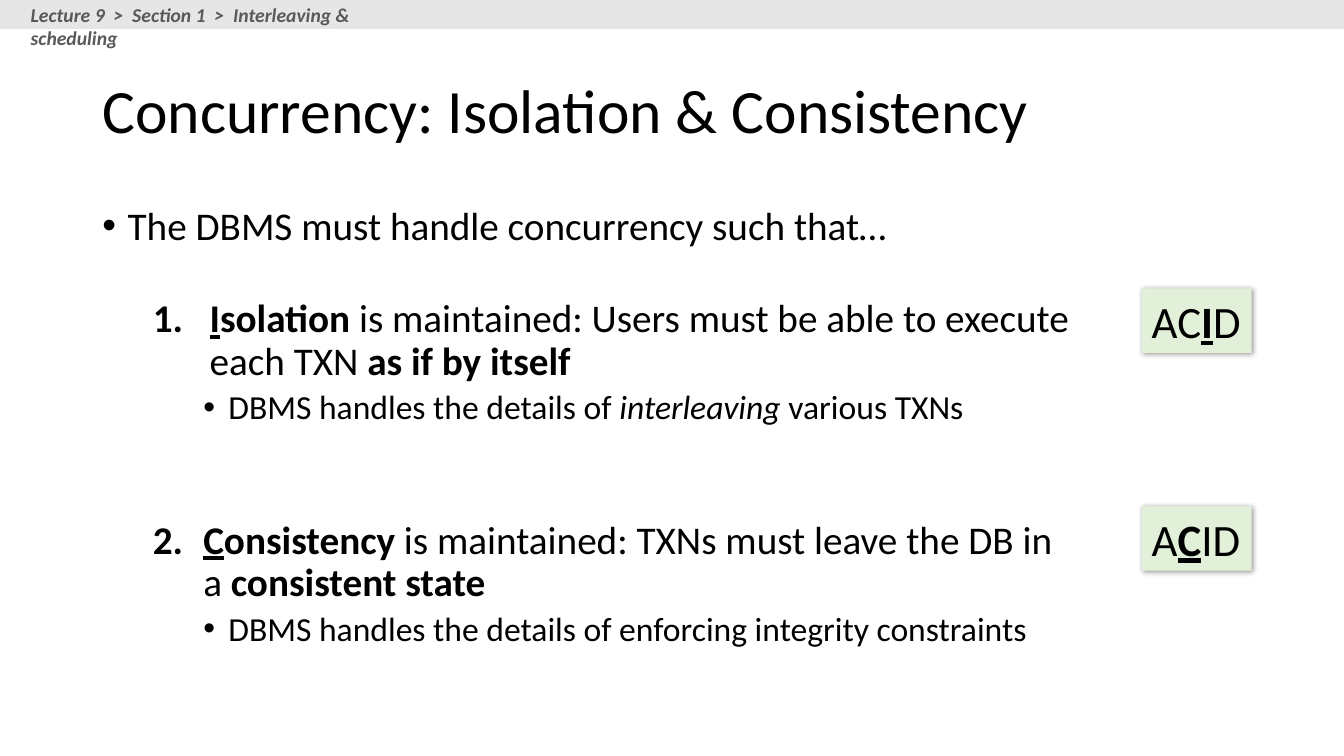
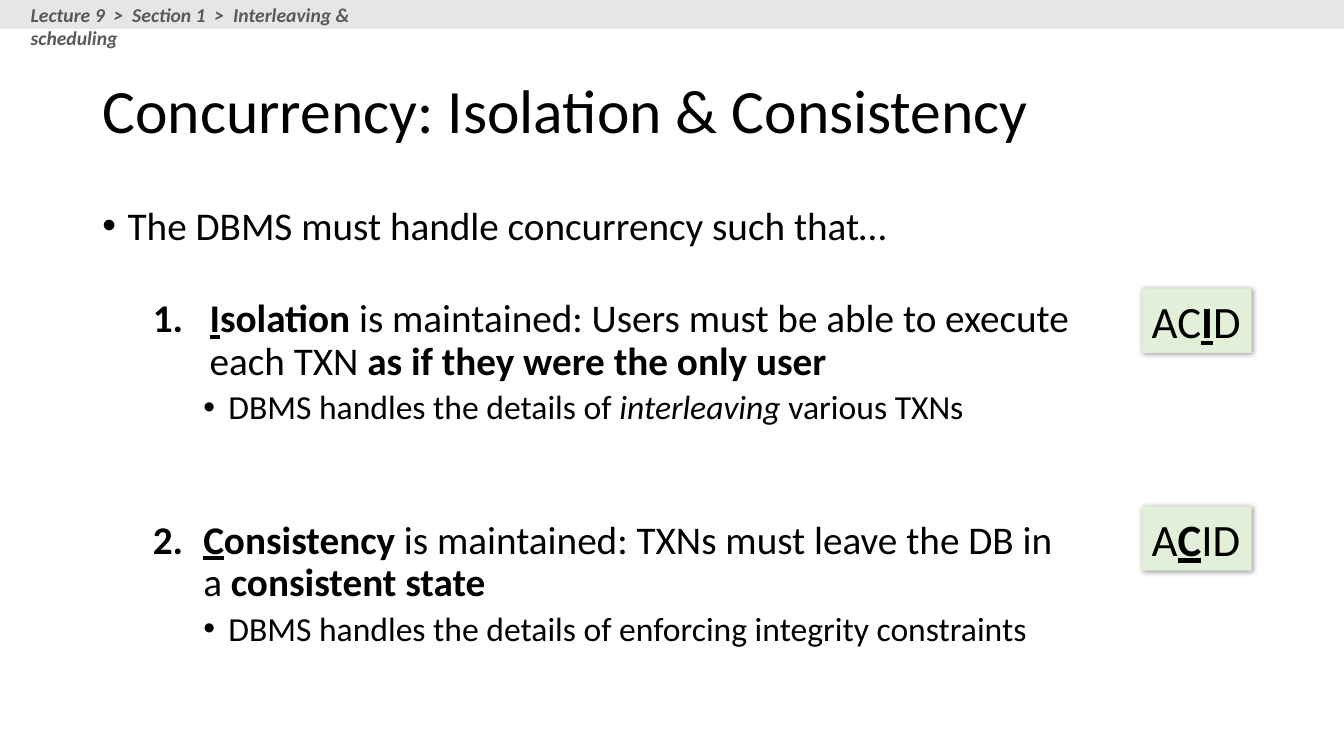
Before and after one commit to XIEQ/cs145-notebooks, a slide deck: slide 62 of lecture-8-9/Lectures_8_9_TXNs.pptx (slide 63 before the commit). Drawn at 1344x756 pixels with LibreOffice and Linux fonts; fonts in the diff are those of the drawing. Boxes give left, top, right and bottom in pixels: in the first picture for what was removed or moved away, otherwise in the second. Text is boxed around its words. In the diff, an @@ line names an element or a change of style, - is before the commit and + after.

```diff
--- a/lecture-8-9/Lectures_8_9_TXNs.pptx
+++ b/lecture-8-9/Lectures_8_9_TXNs.pptx
@@ text at bbox=[210, 304, 1069, 381]: text changed @@
-  1. Isolation is maintained: Users must be able to execute each TXN as if by itself
+  1. Isolation is maintained: Users must be able to execute each TXN as if they were the only user
```
Also in this commit, not shown: 25 other slides changed, 1 slide added, 2 slides removed, 1 other file.
